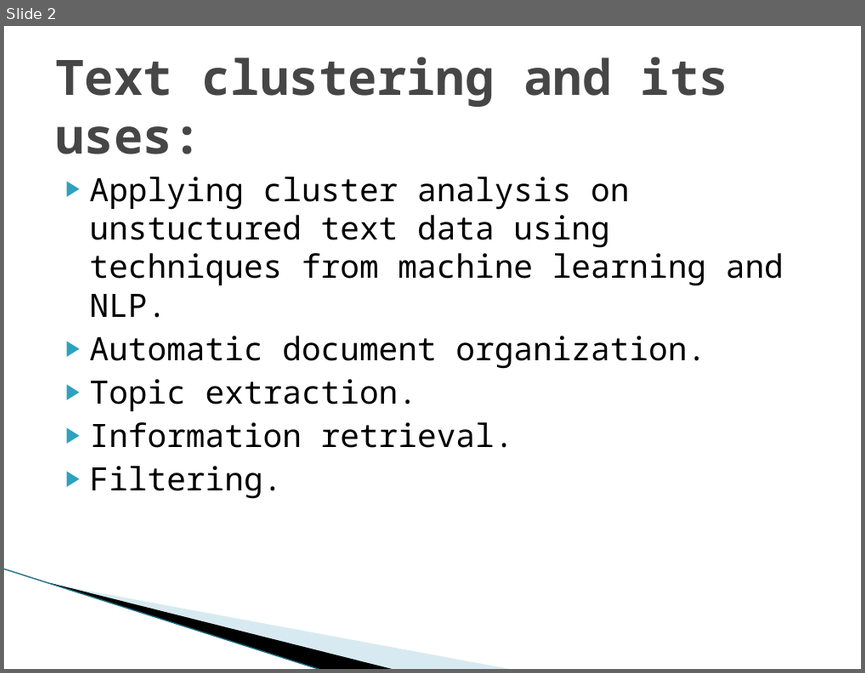
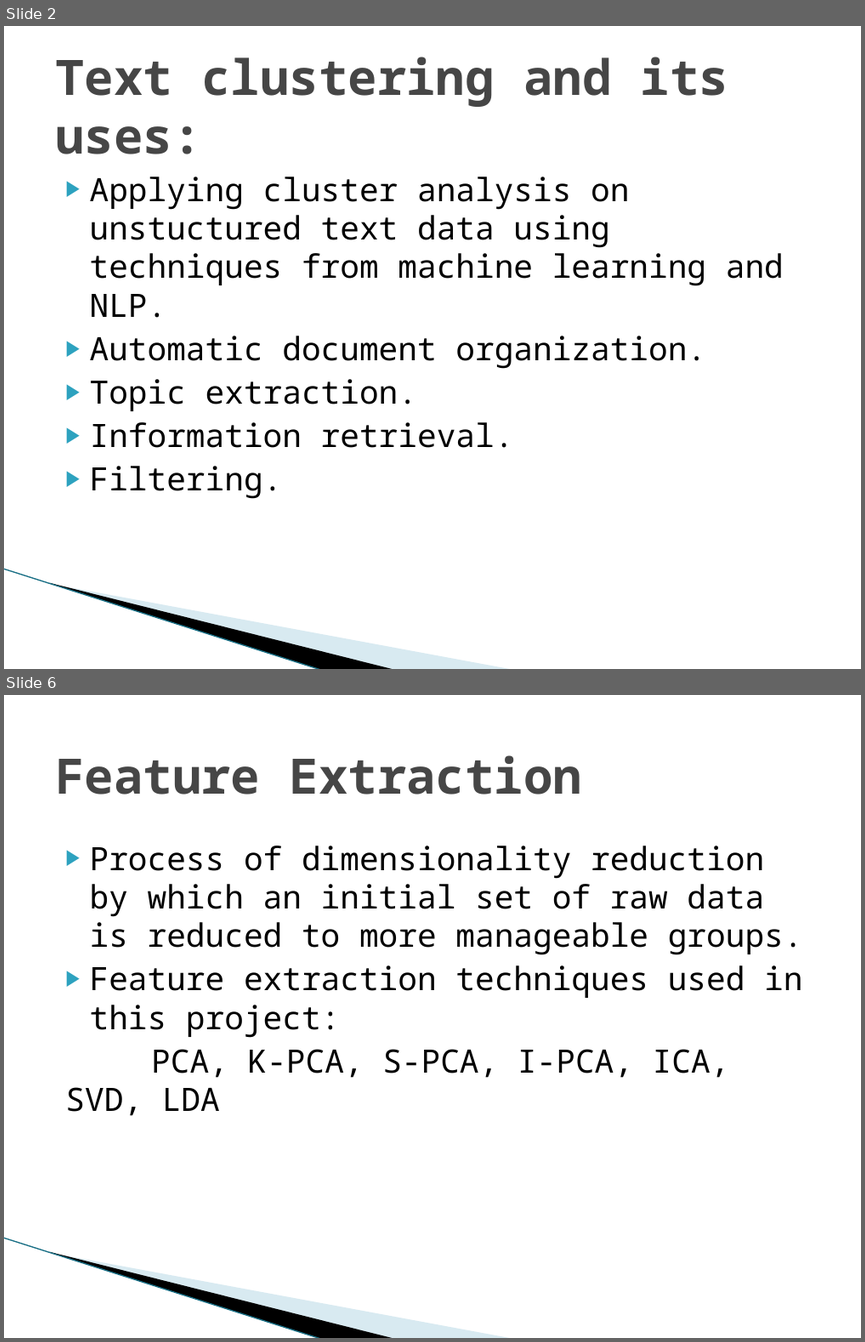
Before and after one commit to Ray784/mini_project, a slide deck: Project ppt.pptx. Shown one above the other, each under a label of ours: slide 2 before the commit, slides 2 and 6 after it; the slides between them are not shown. The pictures are 865x673 and 865x1342 pixels, drawn with LibreOffice and Linux fonts; fonts in the diff are those of the drawing; background and template pictures are left out. Boxes give left, top, right and bottom in pixels: in the first picture for what was removed or moved away, otherwise in the second. Text is boxed around its words. In the diff, an @@ line names an element or a change of style, - is before the commit and + after.

```diff
--- a/Project ppt.pptx
+++ b/Project ppt.pptx
@@ slide 6 added at [4, 695, 861, 1338], background #FFFFFF; not listed: 3 template elements that a slide beside it also shows @@
@@ title added at [55, 755, 582, 794], 41 pt, text #464646, bold @@
+Feature Extraction
@@ text added at [65, 845, 803, 1116], 27 pt, text #000000 @@
+▶ Process of dimensionality reduction by which an initial set of raw data is reduced to more manageable groups.
+▶ Feature extraction techniques used in this project:
+PCA, K-PCA, S-PCA, I-PCA, ICA, SVD, LDA
```
Also in this commit, not shown: 2 slides changed, 3 other slides added, 3 other files.
